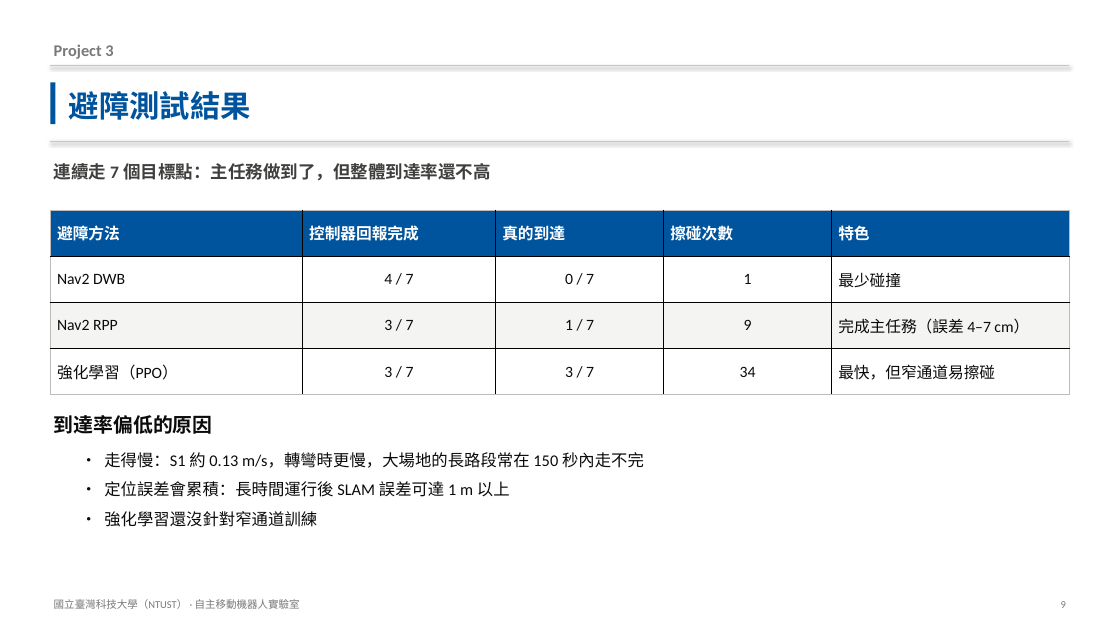
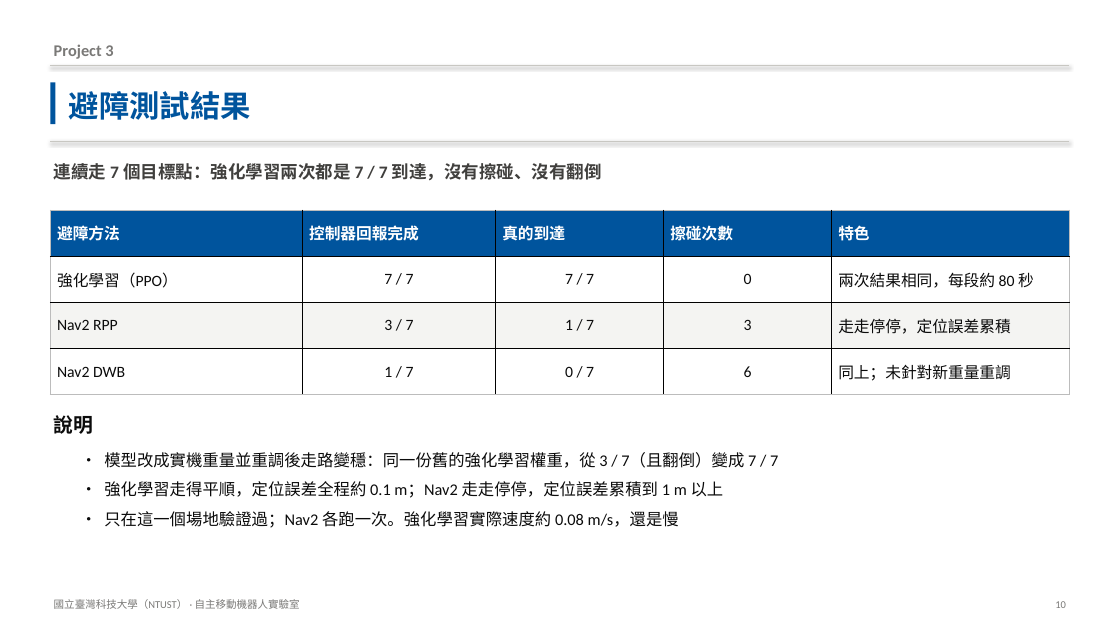
Before and after one commit to Anny1007/dogzilla-s1-sim, a slide deck: slide 10 of docs/DOGZILLA_專案簡報.pptx (slide 9 before the commit). Drawn at 1120x630 pixels with LibreOffice and Linux fonts; fonts in the diff are those of the drawing. Boxes give left, top, right and bottom in pixels: in the first picture for what was removed or moved away, otherwise in the second. Text is boxed around its words. In the diff, an @@ line names an element or a change of style, - is before the commit and + after.

```diff
--- a/docs/DOGZILLA_專案簡報.pptx
+++ b/docs/DOGZILLA_專案簡報.pptx
@@ text at bbox=[54, 160, 602, 183]: text changed @@
-連續走 7 個目標點：主任務做到了，但整體到達率還不高
+連續走 7 個目標點：強化學習兩次都是 7 / 7 到達，沒有擦碰、沒有翻倒
@@ table at bbox=[50, 210, 1070, 395] @@
-row 2: Nav2 DWB | 4 / 7 | 0 / 7 | 1 | 最少碰撞
+row 2: 強化學習（PPO） | 7 / 7 | 7 / 7 | 0 | 兩次結果相同，每段約 80 秒
-row 3, column 4: 9
+row 3, column 4: 3
-row 3, column 5: 完成主任務（誤差 4–7 cm）
+row 3, column 5: 走走停停，定位誤差累積
-row 4: 強化學習（PPO） | 3 / 7 | 3 / 7 | 34 | 最快，但窄通道易擦碰
+row 4: Nav2 DWB | 1 / 7 | 0 / 7 | 6 | 同上；未針對新重量重調
@@ text at bbox=[54, 415, 94, 434]: text changed @@
-到達率偏低的原因
+說明
@@ text at bbox=[104, 452, 778, 528]: text changed @@
-• 走得慢：S1 約 0.13 m/s，轉彎時更慢，大場地的長路段常在 150 秒內走不完
-• 定位誤差會累積：長時間運行後 SLAM 誤差可達 1 m 以上
-• 強化學習還沒針對窄通道訓練
+• 模型改成實機重量並重調後走路變穩：同一份舊的強化學習權重，從 3 / 7（且翻倒）變成 7 / 7
+• 強化學習走得平順，定位誤差全程約 0.1 m；Nav2 走走停停，定位誤差累積到 1 m 以上
+• 只在這一個場地驗證過；Nav2 各跑一次。強化學習實際速度約 0.08 m/s，還是慢
@@ text at bbox=[1055, 601, 1066, 608]: text changed @@
-9
+10
```
Also in this commit, not shown: 7 other slides changed, 1 slide added, 12 other files.
